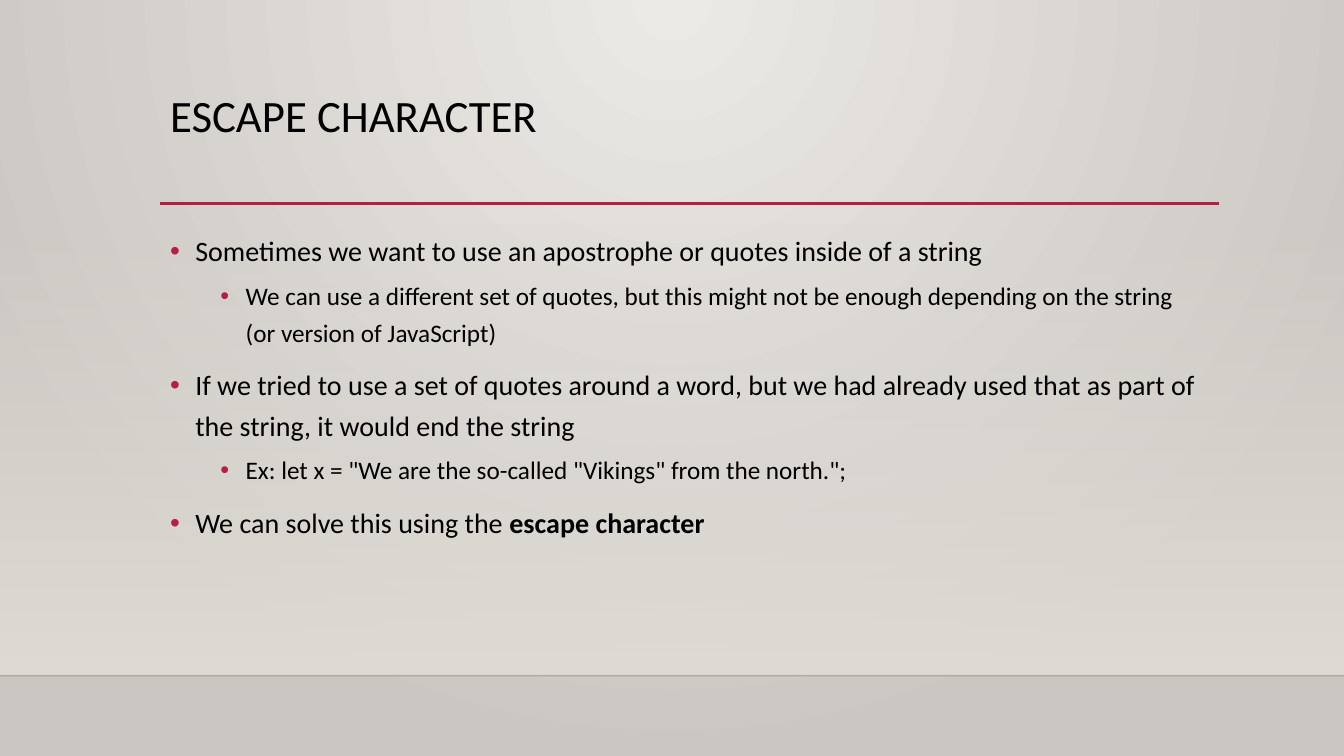
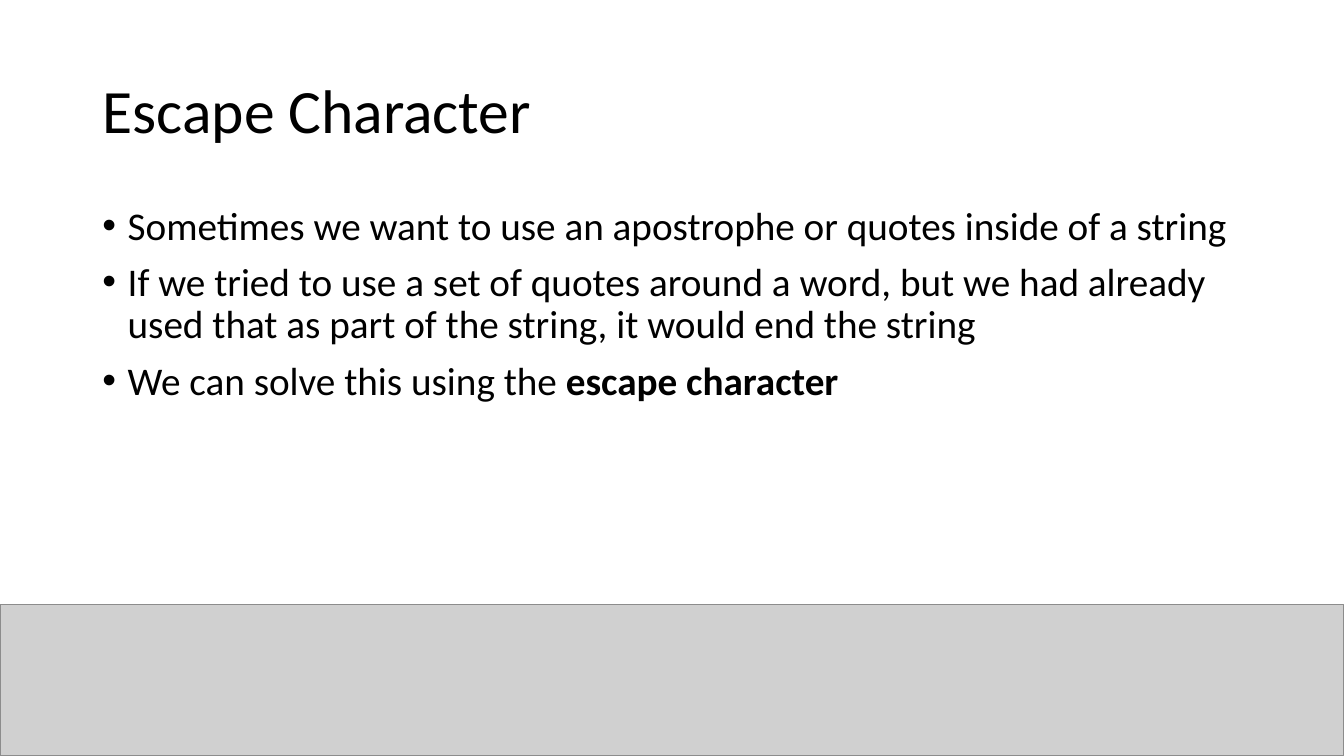
Before and after one commit to YWCANWIL-TechLab/Module4-DataTypes-Day1, a slide deck: slide 3 of slides/Strings.pptx. Drawn at 1344x756 pixels with LibreOffice and Linux fonts; fonts in the diff are those of the drawing; grey boxes stand for pictures; background and template pictures are left out. Boxes give left, top, right and bottom in pixels: in the first picture for what was removed or moved away, otherwise in the second. Text is boxed around its words. In the diff, an @@ line names an element or a change of style, - is before the commit and + after.

```diff
--- a/slides/Strings.pptx
+++ b/slides/Strings.pptx
@@ background gradient #ECEAE7 to #CAC7C1 to #FFFFFF @@
@@ title "Escape Character" at [102,90,531,143]: vertical alignment top to middle @@
@@ title at [102,90,531,143]: text changed; size 32 to 44 pt @@
-ESCAPE CHARACTER
+Escape Character
@@ text "Sometimes we want to use ...": place and size @@
-text "Sometimes we want to use ..." at [195,241,1194,538]
+text "Sometimes we want to use ..." at [128,212,1227,402]
@@ text "Sometimes we want to use ..." at [128,212,1227,402]: size 20 to 28 pt; line spacing 1.2 to 0.9 @@
@@ line removed from (160, 204) to (1220, 204) @@
@@ rectangle removed at [0,223,1344,676] @@
@@ text at [246,287,1172,346]: paragraph removed @@
-  • We can use a different set of quotes, but this might not be enough depending on the string (or version of JavaScript)
@@ text at [246,461,846,484]: paragraph removed @@
-  • Ex: let x = "We are the so-called "Vikings" from the north.";
@@ picture added at [0,604,1344,756] @@
@@ line removed from (0, 676) to (1344, 676) @@
```
Also in this commit, not shown: 38 other slides changed, 1 slide added, 1 slide removed, 4 other files.
